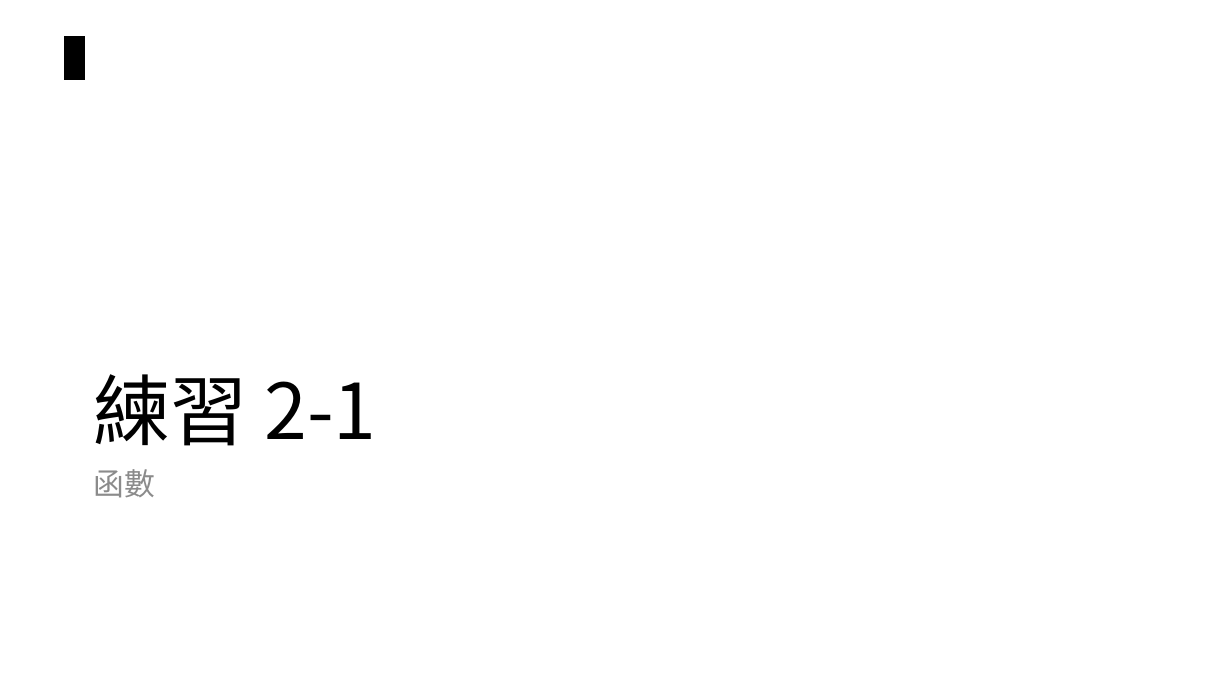
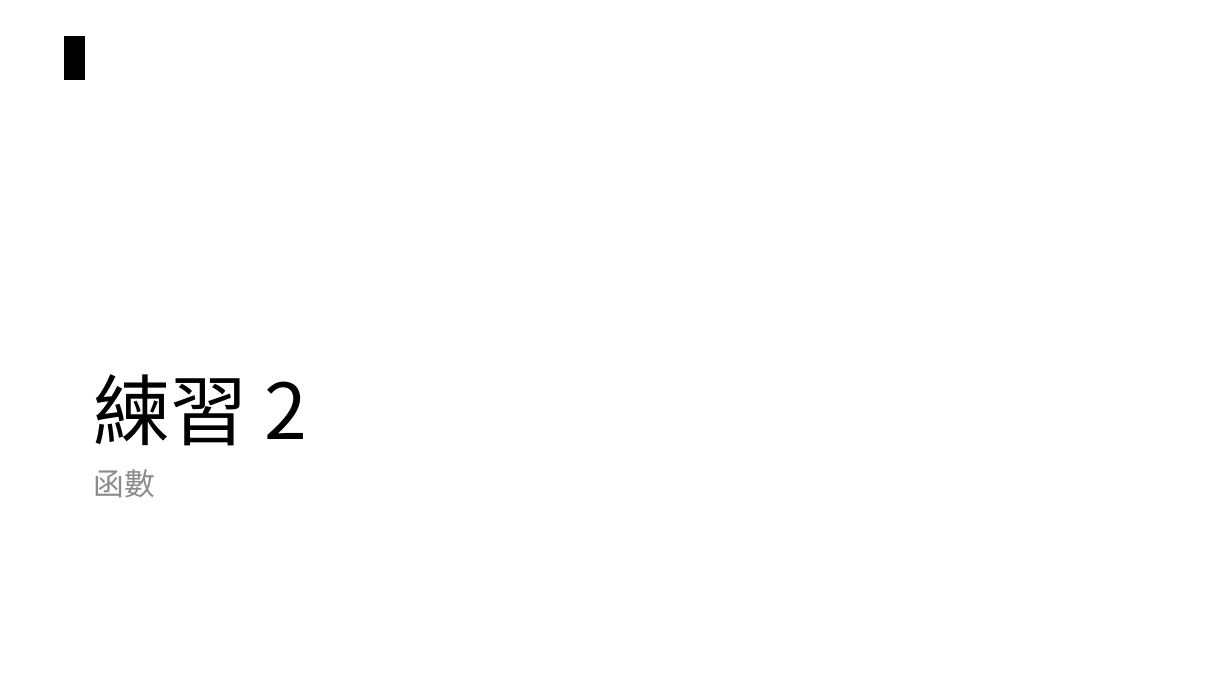
Before and after one commit to chiachin-yen/NCKU_workshop_2018, a slide deck: slide 51 of 2018_Eink工作營.pptx (slide 44 before the commit). Drawn at 1232x693 pixels with LibreOffice and Linux fonts; fonts in the diff are those of the drawing. Boxes give left, top, right and bottom in pixels: in the first picture for what was removed or moved away, otherwise in the second. Text is boxed around its words. In the diff, an @@ line names an element or a change of style, - is before the commit and + after.

```diff
--- a/2018_Eink工作營.pptx
+++ b/2018_Eink工作營.pptx
@@ title at box(93, 374, 308, 446): text changed @@
-練習 2-1
+練習 2
```
Also in this commit, not shown: 13 other slides changed, 5 slides added.
